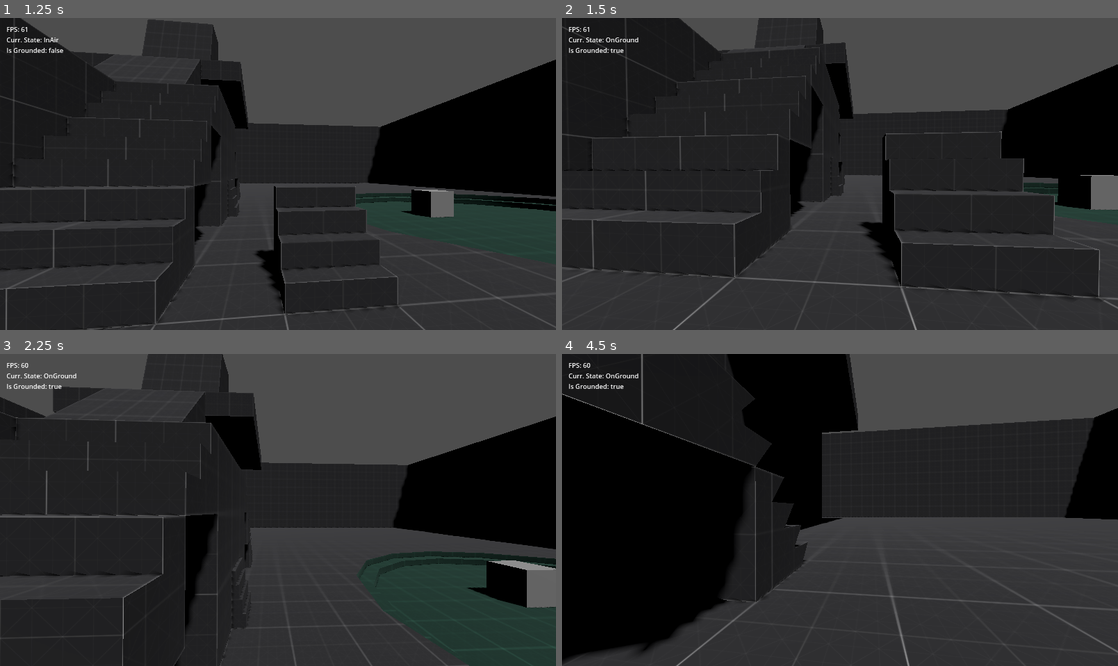
Above: before the commit, frames 1-4 (two rows, left to right).
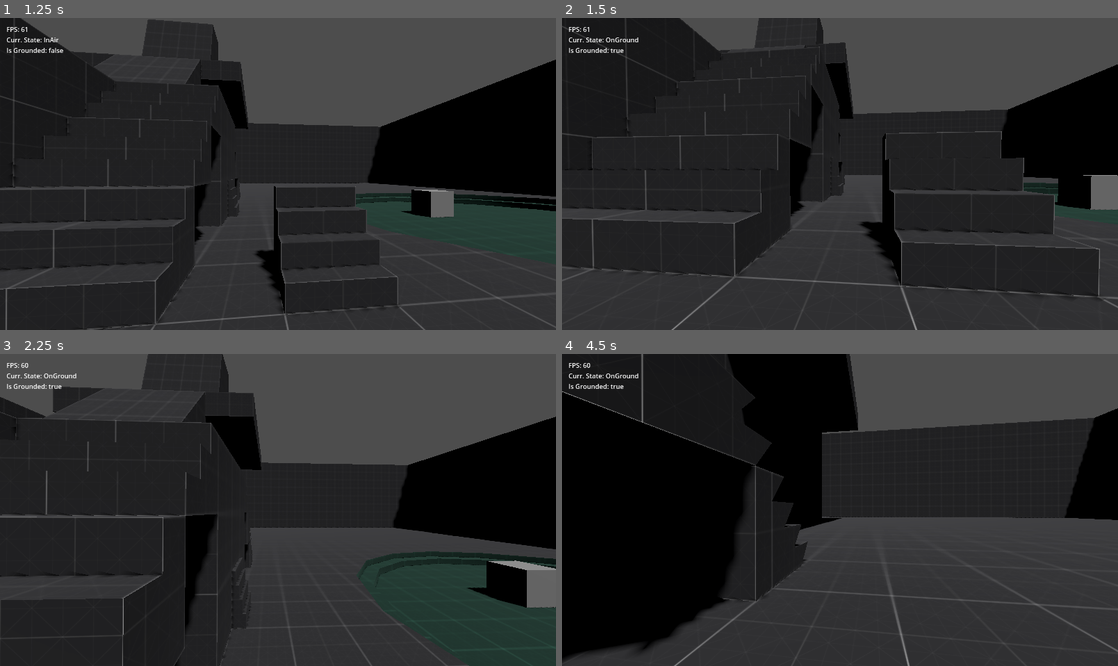
Above: after the commit, the same moments.

Repository: newengland-neighbor/data-driven-fp-controller
Game: Godot game, scene res://environments/prototyping_room/prototyping_room.tscn
Two runs of this game, one before a commit and one after it. Both use one fixed random seed, a clock stepped at 60 frames per second and the inputs below.
Inputs (mouse positions are in pixels of both pictures, inside the frame that each line leads up to):
- Up to frame 1 (1.25 s): tap Enter at 0.5 s; move the mouse to (305, 174) at 0.52 s; hold W (move_forward) from 0.53 s (still down); hold C (crouch) from 0.53 s (still down); tap Space (jump) at 0.77 s
- Up to frame 2 (1.5 s): keep holding W (move_forward); move the mouse to (812, 174) at 1.27 s; release C (crouch) at 1.28 s; tap Shift (sprint) at 1.35 s
- Up to frame 3 (2.25 s): keep holding W (move_forward); tap Space (jump) at 1.52 s; move the mouse to (289, 503) at 2.02 s; hold C (crouch) from 2.03 s (still down)
- Up to frame 4 (4.5 s): keep holding W (move_forward); move the mouse to (834, 516) at 2.77 s; release C (crouch) at 2.78 s; tap Shift (sprint) at 2.85, 4.35 s; tap Space (jump) at 3.02, 3.77 s; move the mouse to (878, 513) at 3.52 s; hold C (crouch) 3.53-4.28 s; move the mouse to (795, 506) at 4.27 s

Frame 1 is identical in both runs. In frame 2, 1.0% of the frame differs, in the area x 0-100%, y 0-100%; in frame 3, 0.1%; in frame 4, 0.6%.

Commit message:
Update fp_cam_effects_component.gd
Fixed an issue that caused inconsistent step sound-signal timing when moving up or down slopes.

Diff:
--- a/entities/player/components/fp_cam_effects_component.gd
+++ b/entities/player/components/fp_cam_effects_component.gd
@@ -130,7 +130,7 @@
 		return [Vector3.ZERO, Vector3.ZERO]
 
 	var v : Vector3 = player_ref.get_real_velocity()
-	var speed : float = snappedf(Vector2(v.x, v.z).length(), 0.01)
+	var speed : float = snappedf(Vector3(v.x, v.y, v.z).length(), 0.01)
 	if speed > speed_gate and player_ref.is_on_floor():
 		step_timer += _delta * (speed * headbob_frequency)
 		sway_timer += _delta * (speed * headbob_frequency) / 2
